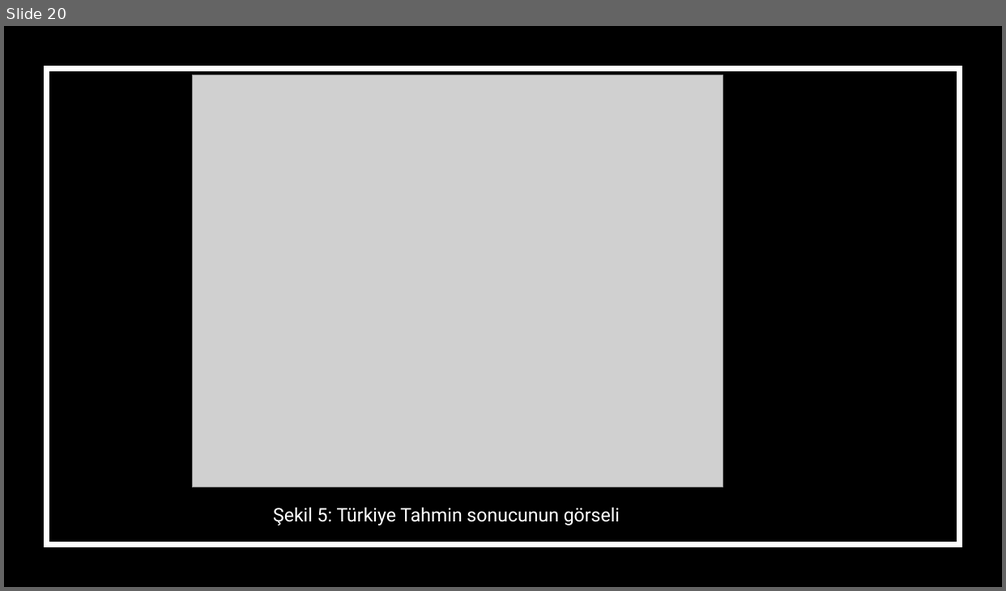
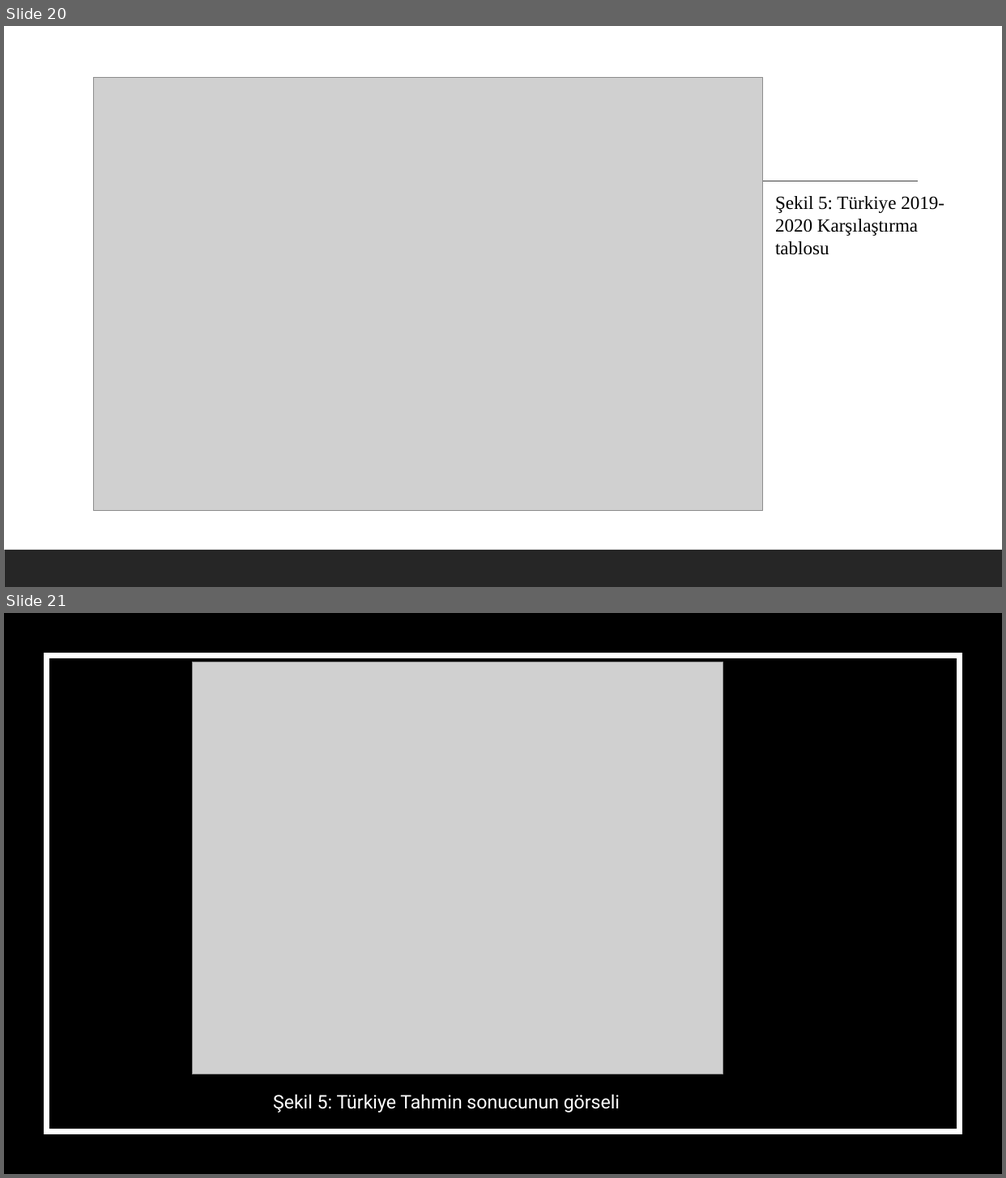
Before and after one commit to BelitK/E-CommerceVolume, a slide deck: rapor ve sunum/Türkiye ve Yurtdışı Karşılaştırmalı Veri Analizi.pptx. Shown one above the other, each under a label of ours: slide 20 before the commit, slides 20 and 21 after it. The pictures are 1006x591 and 1006x1178 pixels, drawn with LibreOffice and Linux fonts; fonts in the diff are those of the drawing; grey boxes stand for pictures. Boxes give left, top, right and bottom in pixels: in the first picture for what was removed or moved away, otherwise in the second. Text is boxed around its words. In the diff, an @@ line names an element or a change of style, - is before the commit and + after.

```diff
--- a/rapor ve sunum/Türkiye ve Yurtdışı Karşılaştırmalı Veri Analizi.pptx
+++ b/rapor ve sunum/Türkiye ve Yurtdışı Karşılaştırmalı Veri Analizi.pptx
@@ slide 20 added at bbox=[4, 26, 1002, 587], background #FFFFFF @@
@@ picture added at bbox=[94, 77, 763, 510] @@
@@ line added from (102, 182) to (918, 182), #404040 1 pt @@
@@ text added at bbox=[775, 196, 944, 255], 18 pt, text #000000 @@
+Şekil 5: Türkiye 2019-2020 Karşılaştırma tablosu
@@ rectangle added at bbox=[4, 550, 1002, 587], fill #262626 @@
@@ what was slide 20 is now slide 21 @@
```
Also in this commit, not shown: 5 slides changed, 12 other files.
